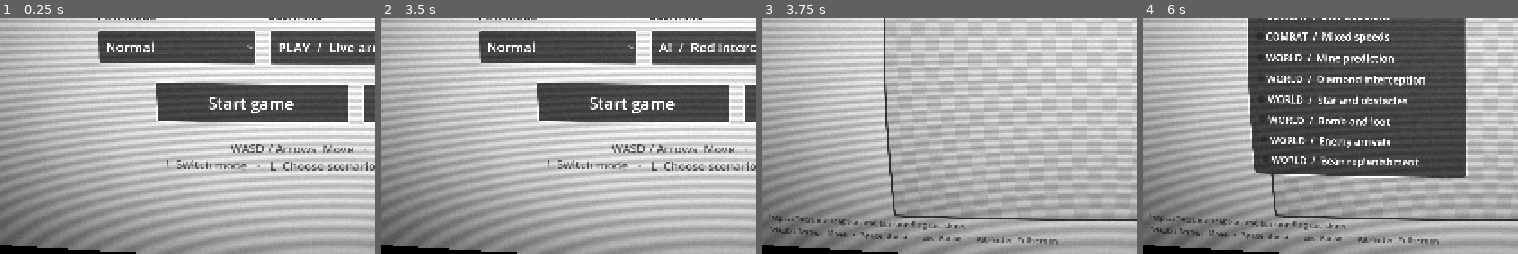
Above: before the commit, frames 1-4 (left to right).
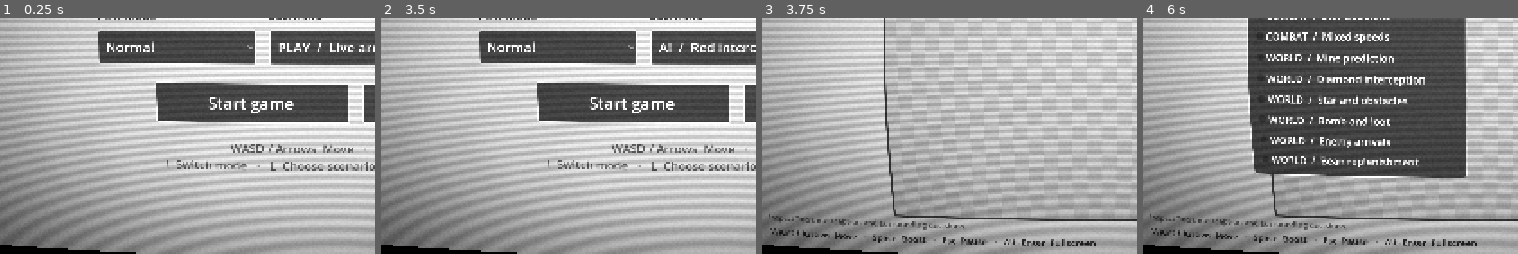
Above: after the commit, the same moments.

Repository: UluruMao/godot-snake-duel
Game: Godot game, scene res://scenes/main.tscn
Two runs of this game, one before a commit and one after it. Both use one fixed random seed, a clock stepped at 60 frames per second and the inputs below.
Inputs:
- Up to frame 1 (0.25 s): no input
- Up to frame 2 (3.5 s): click "Normal" at 0.5 s; click "Normal" at 1.25 s; click "PLAY / Live arena" at 2 s; click "PLAY / Live arena" at 2.75 s
- Up to frame 3 (3.75 s): click "Start game" at 3.5 s
- Up to frame 4 (6 s): click "Normal" at 4.25 s; click "Normal" at 5 s; click "AI / Red interception" at 5.75 s
The pictures show only the part of the screen within x 5-55%, y 48-98%; the shares and areas given below are measured in that part.

Frames 1-2 are identical in both runs. In frame 3, 1.3% of the frame differs, in the area x 2-90%, y 88-97%; in frame 4, 1.3%.

Commit message:
Add files via upload

Diff:
--- a/scripts/game.gd
+++ b/scripts/game.gd
@@ -102,10 +102,11 @@
 	_debug.action_requested.connect(_ui_key)
 	_debug.visible = false
 	debug_layer.add_child(_debug)
-	_status = Label.new()
+	_status = UIStyle.label("", 18)
 	_status.position = Vector2(44, UILayout.FOOTER_Y)
-	_status.add_theme_font_size_override("font_size", 16)
-	_status.add_theme_color_override("font_color", UIStyle.MUTED)
+	_status.size = Vector2(1186, 32)
+	_status.vertical_alignment = VERTICAL_ALIGNMENT_CENTER
+	_status.clip_text = true
 	debug_layer.add_child(_status)
 	_performance_label = Label.new()
 	_performance_label.position = Vector2(44, UILayout.FOOTER_Y)
@@ -363,7 +364,7 @@
 	column.add_theme_constant_override("separation", 20)
 	_help_panel.add_child(column)
 	column.add_child(UIStyle.label("CONTROLS", 28))
-	column.add_child(UIStyle.label("WASD / Arrows   Move\nSpace …(166 unchanged characters)…       R   Reset seed\nG   New seed\n1   Star   ·   2   Speed Up   ·   3   Slow Down\nM   Mine prediction   ·   …(68 unchanged characters)…
+	column.add_child(UIStyle.label("WASD / Arrows   Move\nSpace …(166 unchanged characters)…       R   Reset seed\nG   New seed\n1   Invulnerability (Star)\n2   Speed Up\n3   Slow Down\nM   Mine prediction   ·   …(68 unchanged characters)…
 	var close := UIStyle.button("Close [H]", true)
 	close.pressed.connect(func(): _help_panel.visible = false)
 	column.add_child(close)
@@ -493,7 +494,7 @@
 	_lab_hint.visible = _scenario_index != 0
 	_lab_hint.text = AIScenarios.DESCRIPTIONS[_scenario_index]
 	_status.visible = state == State.PLAYING and not _performance_visible
-	_status.text = "Q Select enemy   ·   V Planner   ·   1 / 2 / 3 Effects" if _debug_visible else "WASD / Arrows  Move   ·   Space  Boost   ·   Esc  Pause   ·   Alt+Enter  Fullscreen"
+	_status.text = "[Q] Select enemy   ·   [V] Planner   |   [1] Invulnerability   ·   [2] Speed Up   ·   [3] Slow Down" if _debug_visible else "WASD / Arrows  Move   ·   Space  Boost   ·   Esc  Pause   ·   Alt+Enter  Fullscreen"
 	_performance_label.visible = _performance_visible and state == State.PLAYING
 	if _performance_label.visible and Time.get_ticks_msec() >= _performance_due:
 		_performance_due = Time.get_ticks_msec() + 100
